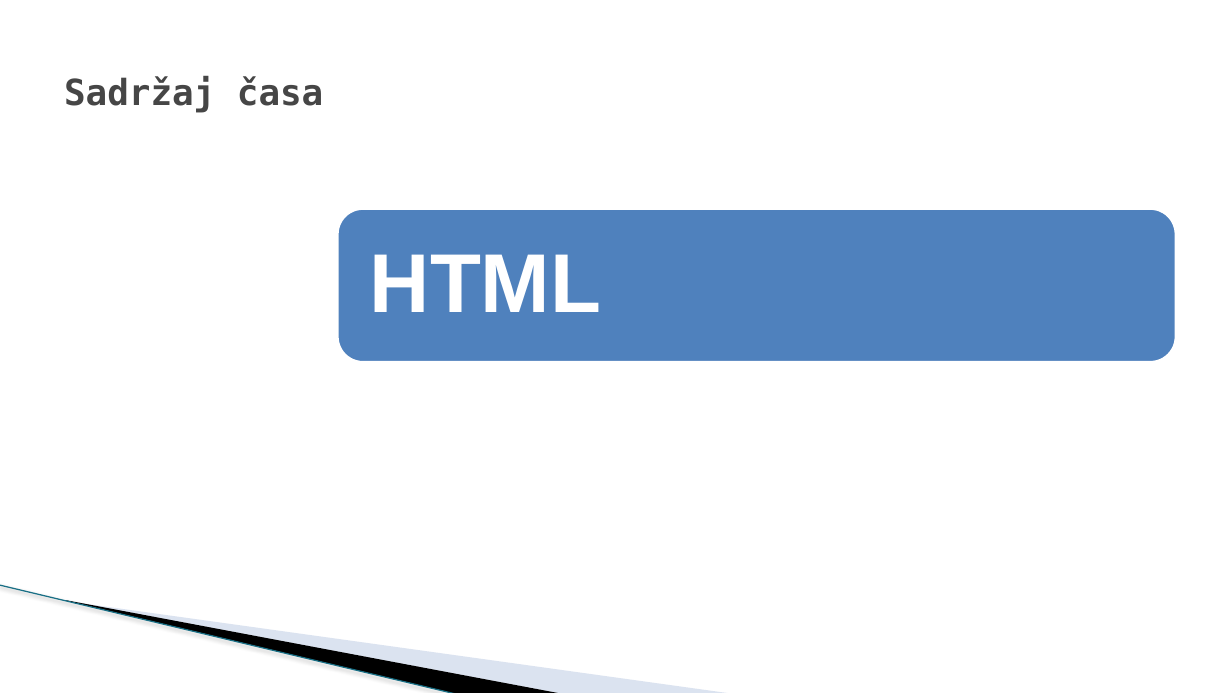
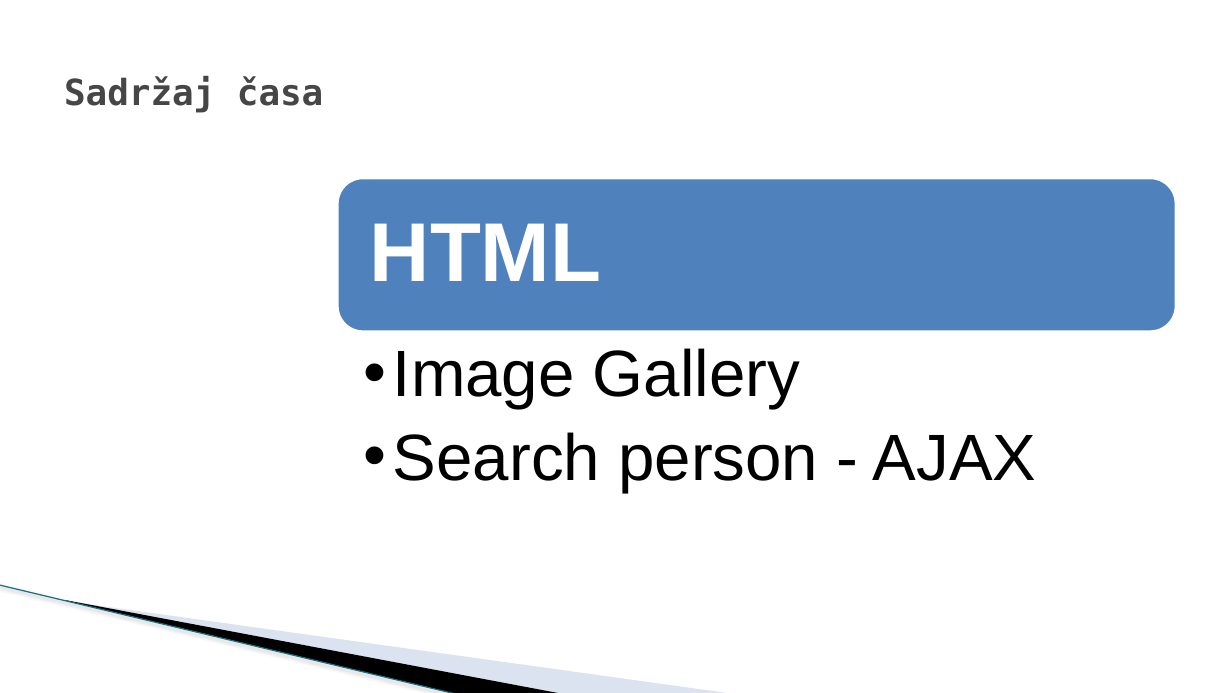
Before and after one commit to todalexcode/kurs-front-end, a slide deck: slide 2 of sesija-28/PPT/Front-End Developer-28.pptx. Drawn at 1232x693 pixels with LibreOffice and Linux fonts; fonts in the diff are those of the drawing; background and template pictures are left out. Boxes give left, top, right and bottom in pixels: in the first picture for what was removed or moved away, otherwise in the second. Text is boxed around its words. In the diff, an @@ line names an element or a change of style, - is before the commit and + after.

```diff
--- a/sesija-28/PPT/Front-End Developer-28.pptx
+++ b/sesija-28/PPT/Front-End Developer-28.pptx
@@ rounded rectangle: place and size @@
-rounded rectangle at (337,209,1177,362)
+rounded rectangle at (337,178,1177,332)
@@ text "HTML": place and size @@
-text "HTML" at (370,254,601,312)
+text "HTML" at (370,223,601,281)
@@ text added at (393,348,1036,492), 51 pt, text #000000 @@
+  •• Image Gallery
+  •• Search person - AJAX
```
Also in this commit, not shown: 1 other slide changed, 4 slides added, 1 slide removed, 16 other files.
